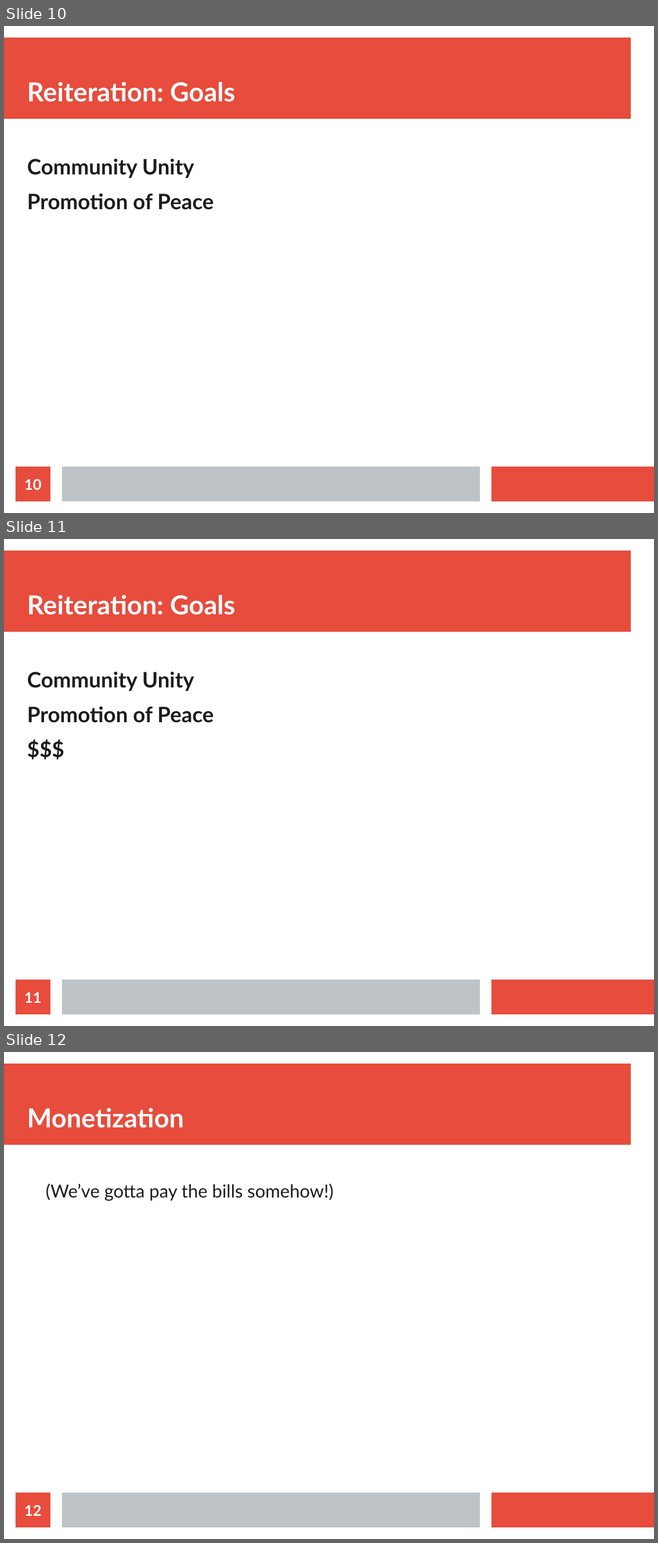
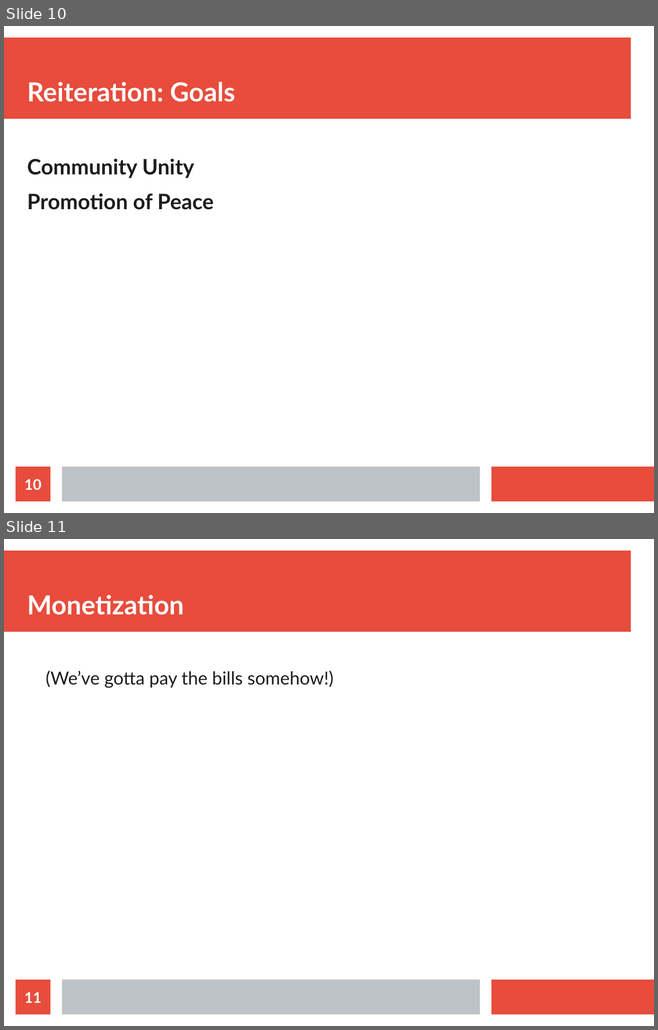
Before and after one commit to AbsolutelyLudicrous/cbus-2018, a slide deck: eventor.odp. Shown one above the other, each under a label of ours: slides 10, 11 and 12 before the commit, slides 10 and 11 after it. The pictures are 658x1543 and 658x1030 pixels, drawn with LibreOffice and Linux fonts; fonts in the diff are those of the drawing. Boxes give left, top, right and bottom in pixels: in the first picture for what was removed or moved away, otherwise in the second. Text is boxed around its words. In the diff, an @@ line names an element or a change of style, - is before the commit and + after.

```diff
--- a/eventor.odp
+++ b/eventor.odp
@@ slide 11 removed at (4,539,654,1026), background #FFFFFF; not listed: 3 template elements that a slide beside it also shows @@
@@ title removed at (27,595,235,615) @@
-Reiteration: Goals
@@ text removed at (27,672,213,723) @@
-Community Unity
-Promotion of Peace
-$$$
@@ page number removed at (16,980,50,1015) @@
-11
@@ what was slide 12 is now slide 11 @@
@@ page number at (24,992,41,1003): text changed @@
-12
+11
```
Also in this commit, not shown: 4 slides changed, 3 slides added, 3 other slides removed.
